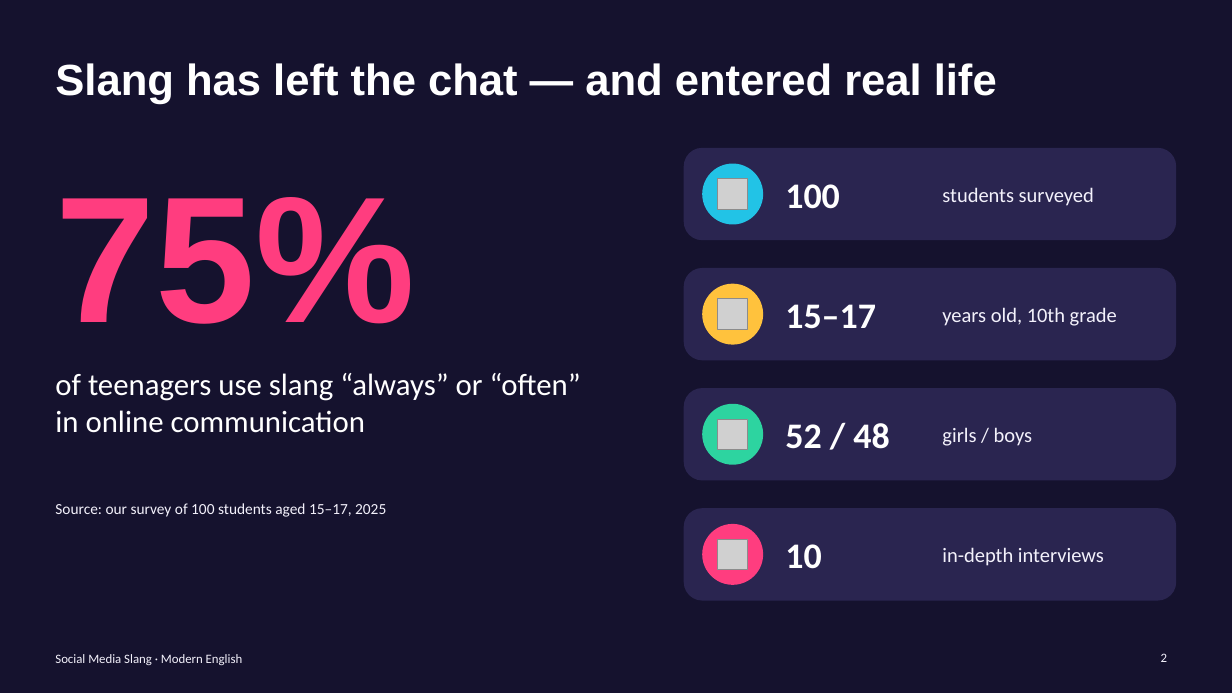
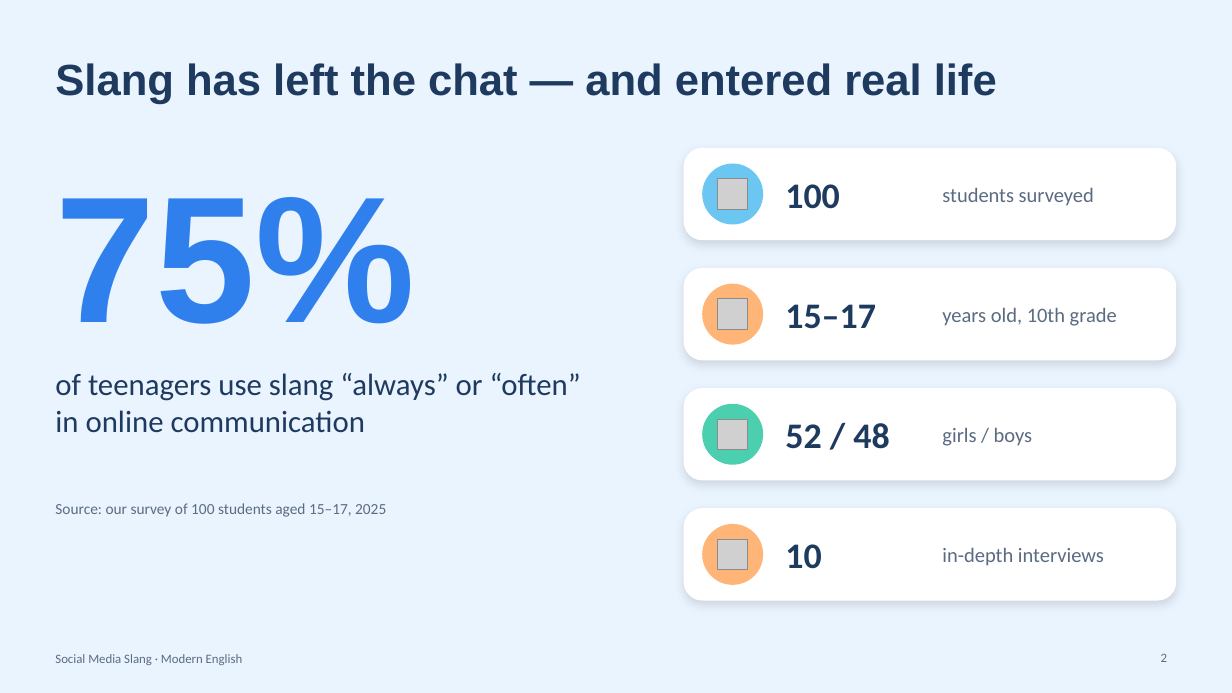
Before and after one commit to araymyrkieva9-sketch/english-daptar, a slide deck: slide 2 of Social_Media_Slang_Presentation.pptx. Drawn at 1232x693 pixels with LibreOffice and Linux fonts; fonts in the diff are those of the drawing; grey boxes stand for pictures. Boxes give left, top, right and bottom in pixels: in the first picture for what was removed or moved away, otherwise in the second. Text is boxed around its words. In the diff, an @@ line names an element or a change of style, - is before the commit and + after.

```diff
--- a/Social_Media_Slang_Presentation.pptx
+++ b/Social_Media_Slang_Presentation.pptx
@@ background #15122E to #EAF4FF @@
@@ text "75%" at <box>55,197,415,324</box>: text colour #FF3D7F to #2F80ED @@
@@ ellipse at <box>702,164,763,225</box>: fill #22C3E6 to #6CC6F2 @@
@@ ellipse at <box>702,284,763,345</box>: fill #FFC23D to #FFB577 @@
@@ ellipse at <box>702,404,763,465</box>: fill #2DD4A0 to #4CCFAE @@
@@ fill #2A2550 to #FFFFFF; shadow on in 4 elements at <box>684,148,1177,240</box>, <box>684,268,1177,360</box>, <box>684,388,1177,481</box>, <box>684,508,1177,601</box> @@
@@ text colour #FFFFFF to #1E3A5F in 6 elements at <box>55,63,997,104</box>, <box>55,373,581,433</box>, <box>785,184,840,209</box>, <box>785,304,876,329</box>, <box>785,423,889,449</box>, <box>785,544,821,569</box> @@
@@ ellipse at <box>702,524,763,585</box>: fill #FF3D7F to #FFB577 @@
@@ text colour #F3F1FB to #5B6B82 in 7 elements at <box>55,503,386,517</box>, <box>942,187,1094,206</box>, <box>942,307,1117,326</box>, <box>942,427,1033,446</box>, <box>942,547,1104,566</box>, <box>1161,654,1167,662</box>, <box>55,654,243,665</box> @@
```
Also in this commit, not shown: 16 other slides changed.
